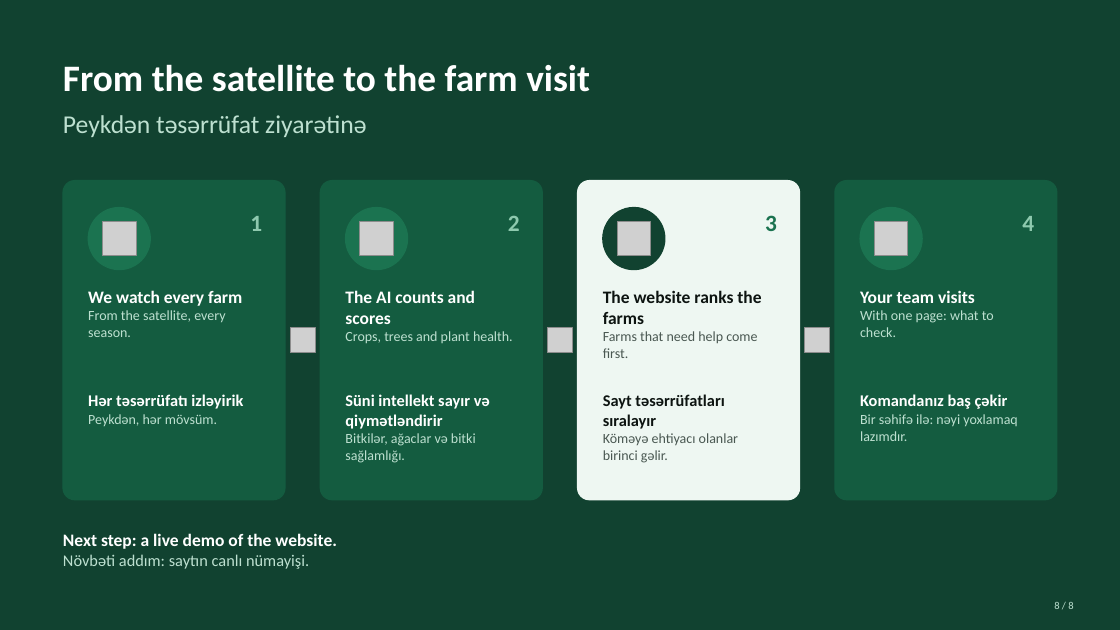
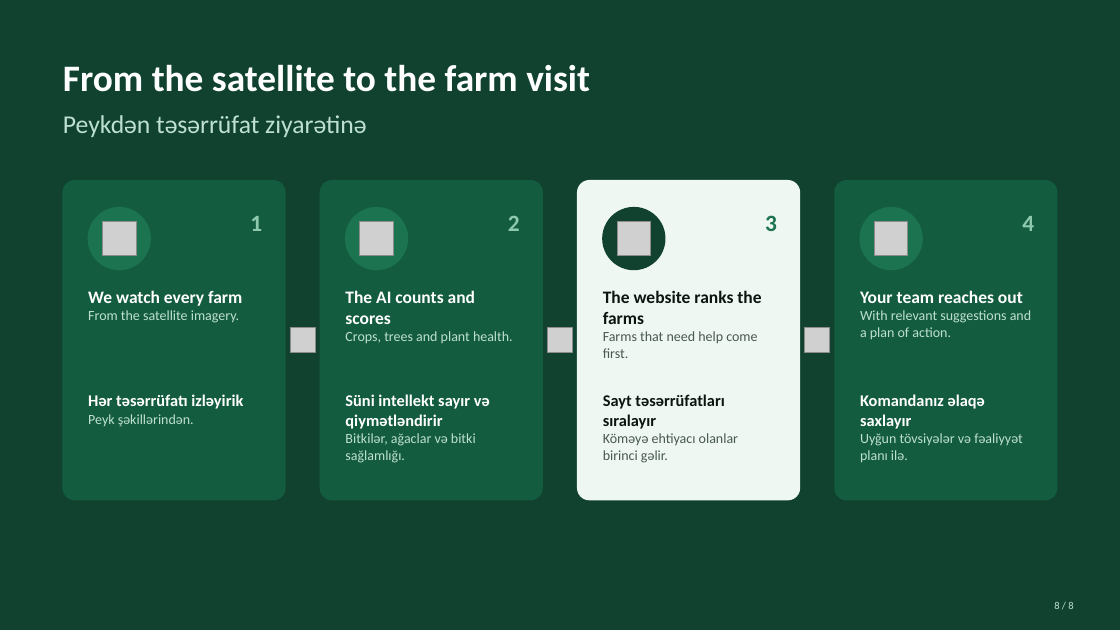
Before and after one commit to romainbigare/adafsa-mockup, a slide deck: slide 8 of docs/ADAFSA_Platform_Tour_EN_AZ.pptx. Drawn at 1120x630 pixels with LibreOffice and Linux fonts; fonts in the diff are those of the drawing; grey boxes stand for pictures. Boxes give left, top, right and bottom in pixels: in the first picture for what was removed or moved away, otherwise in the second. Text is boxed around its words. In the diff, an @@ line names an element or a change of style, - is before the commit and + after.

```diff
--- a/docs/ADAFSA_Platform_Tour_EN_AZ.pptx
+++ b/docs/ADAFSA_Platform_Tour_EN_AZ.pptx
@@ text at (x1=860, y1=290, x2=1031, y2=339): text changed @@
-Your team visits
-With one page: what to check.
+Your team reaches out
+With relevant suggestions and a plan of action.
@@ text at (x1=88, y1=310, x2=239, y2=323): text changed @@
-From the satellite, every season.
+From the satellite imagery.
@@ text at (x1=88, y1=414, x2=217, y2=426): text changed @@
-Peykdən, hər mövsüm.
+Peyk şəkillərindən.
@@ text at (x1=860, y1=394, x2=1023, y2=463): text changed @@
-Komandanız baş çəkir
-Bir səhifə ilə: nəyi yoxlamaq lazımdır.
+Komandanız əlaqə saxlayır
+Uyğun tövsiyələr və fəaliyyət planı ilə.
@@ text removed at (x1=63, y1=533, x2=337, y2=569) @@
-Next step: a live demo of the website.
-Növbəti addım: saytın canlı nümayişi.
```
Also in this commit, not shown: 5 other slides changed, 3 other files.
